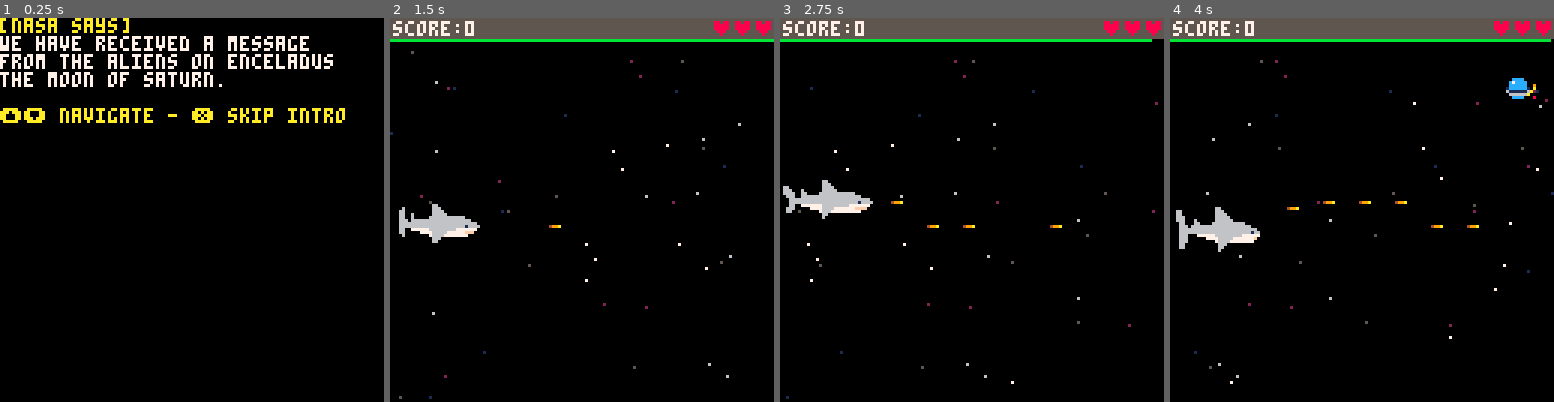
Above: before the commit, frames 1-4 (left to right).
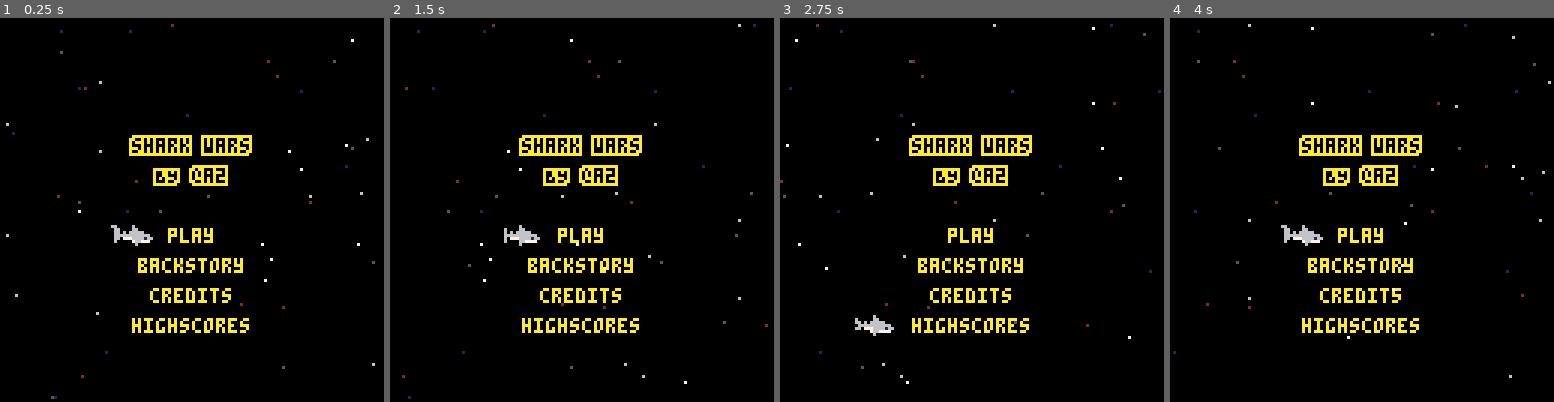
Above: after the commit, the same moments.

Repository: a2/shark-wars
Game: PICO-8 cartridge shark.p8
Same seed, same stepped clock (60 frames per second), same inputs: the game is played once before the commit and once after it.
Inputs:
- Up to frame 1 (0.25 s): no input
- Up to frame 2 (1.5 s): tap X (X key) at 0.33, 1.07 s; tap O (Z key) at 0.7 s
- Up to frame 3 (2.75 s): tap O (Z key) at 1.7, 2.1, 2.5 s; tap X (X key) at 1.85 s; hold Up 2.15-2.42 s
- Up to frame 4 (4 s): tap O (Z key) at 2.9, 3.3, 3.7 s; tap X (X key) at 2.97 s; hold Down 3.63-3.97 s

The runs differ from the first frame. In frame 1, 9.7% of the frame differs, in the area x 0-98%, y 0-100%; in frame 2, 11%; in frame 3, 12%; in frame 4, 12%, in the area x 0-100%, y 0-96%.

Commit message:
Begin menu screen

Diff:
--- a/shark.p8
+++ b/shark.p8
@@ -5,9 +5,10 @@
 --by a2
 
 function _init()
+  add_mode("menu",menu_init,menu_update,menu_draw)
   add_mode("intro",intro_init,intro_update,intro_draw)
   add_mode("game",game_init,game_update,game_draw)
-  set_mode("intro")
+  set_mode("menu")
 end
 
 function _update()
@@ -60,7 +61,7 @@
 
 function default_update(mode)
   --update all game objects
-  foreach_game_object(function(obj,layer)
+  foreach_game_object(function(obj)
     obj:update()
   end)
 
@@ -75,6 +76,43 @@
   foreach_game_object(function(obj)
     if (obj.visible) obj:draw()
   end)
+end
+-->8
+--menu loop
+function menu_init(mode)
+  mode.title="shark wars"
+  mode.subtitle="BY @a2"
+  mode.index=1
+  mode.options={
+    "play",
+    "backstory",
+    "credits",
+    "highscores",
+  }
+
+  mode.shark=make_small_shark(44,68)
+  make_starfield()
+end
+
+function menu_update(mode)
+  local c=#mode.options
+  if (btnp(2)) mode.index=ternary(mode.index>1,mode.index-1,c)
+  if (btnp(3)) mode.index=ternary(mode.index==c,1,mode.index+1)
+
+  mode.shark.x=44-2*#mode.options[mode.index]
+  mode.shark.y=58+10*mode.index
+end
+
+function menu_draw(mode)
+  local y=40
+  outline(mode.title,64-#mode.title*2,y,0,10)
+  outline(mode.subtitle,64-#mode.subtitle*2,y+10,0,10)
+
+  local i
+  for i=1,#mode.options do
+    local opt=mode.options[i]
+    print(opt,64-#opt*2,y+20+10*i,10)
+  end
 end
 -->8
 --intro loop
@@ -289,10 +327,26 @@
   return obj
 end
 
+function make_small_shark(x,y)
+  return make_game_object("small_shark",x,y,0,{
+    width=16,
+    height=8,
+    frame=0,
+    update=function(self)
+      self.frame=(self.frame+0.5)%8
+    end,
+    draw=function(self)
+      local s=16+2*flr(self.frame)
+      spr(s,self.x,self.y)
+      spr(s+1,self.x+8,self.y)
+    end,
+  })
+end
+
 function make_shark(x,y)
   return make_game_object("shark",x,y,0,{
-    width=16,
-    height=8,
+    width=32,
+    height=16,
     charge=10,
     charge_max=10,
     health=3,
@@ -323,7 +377,7 @@
     draw=function(self)
       local x=32*flr(self.frame%4)
       local y=ternary(self.frame>=4,32,48)
-      sspr(x,y,32,16,self.x,self.y)
+      sspr(x,y,32,16,self.x,self.y,32*0.8,16*0.75)
     end,
   })
 end
@@ -495,6 +549,18 @@
   foreach_game_object(function(obj,layer,list)
     if (obj.finished) del(list,obj)
   end)
+end
+
+function outline(txt,x,y,col1,col2)
+  print(txt,x-1,y-1,col2)
+  print(txt,x-1,y,col2)
+  print(txt,x-1,y+1,col2)
+  print(txt,x,y+1,col2)
+  print(txt,x,y-1,col2)
+  print(txt,x+1,y-1,col2)
+  print(txt,x+1,y,col2)
+  print(txt,x+1,y+1,col2)
+  print(txt,x,y,col1)
 end
 __gfx__
 000055e000cccc00499a000000000000000000000000000000000000000000000000000000000000000000000000000000000000000000000000000000000000
